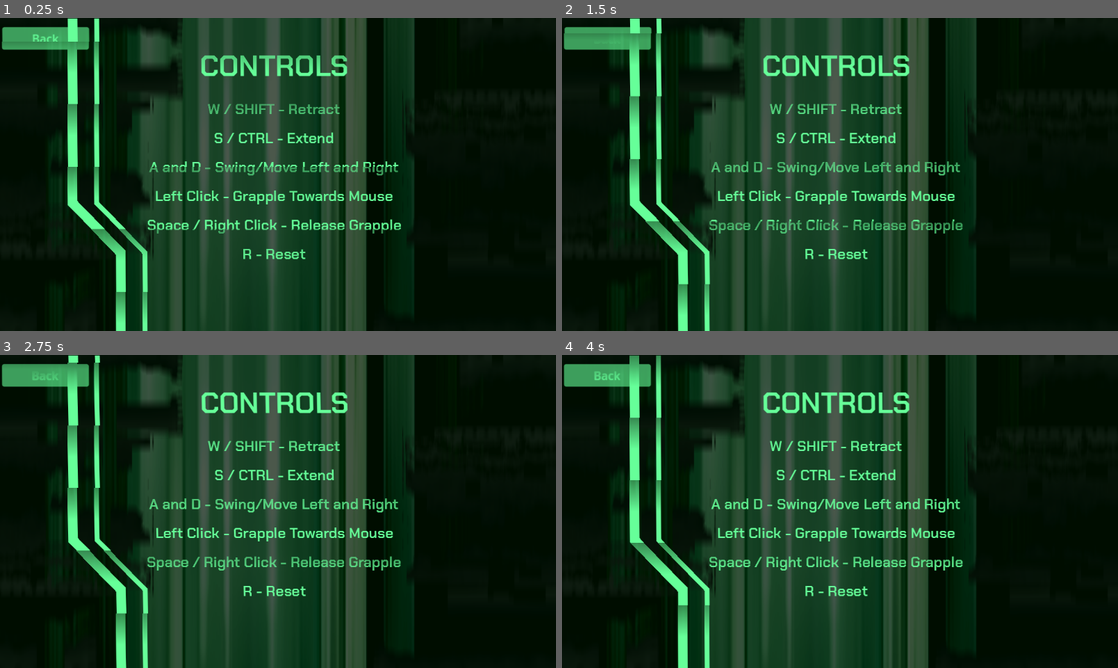
Above: before the commit, frames 1-4 (two rows, left to right).
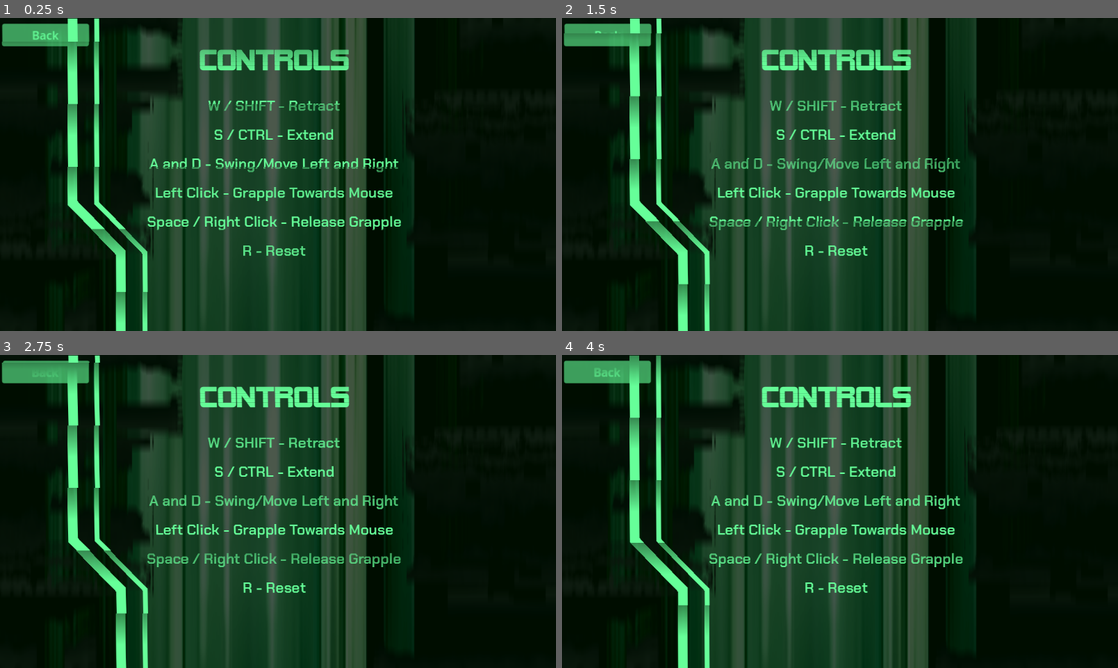
Above: after the commit, the same moments.

Repository: matthewchen146/cmpm-172-grappling-platformer
Game: Godot game, scene res://scenes/main_scenes/Settings/settings.tscn
The game is run twice, just before and just after one commit, with the same random seed, the same clock (stepped at 60 frames per second) and the same inputs. This scene is started directly instead of the project's main scene.
Inputs (mouse positions are in pixels of both pictures, inside the frame that each line leads up to):
- Up to frame 1 (0.25 s): no input
- Up to frame 2 (1.5 s): move the mouse to (962, 158) at 0.52 s; hold D (move_right) 0.53-1.28 s; click (962, 158) at 0.6 s; tap Space (jump) at 0.77 s; move the mouse to (728, 190) at 1.27 s; hold Down from 1.28 s (still down); tap S (lower) at 1.35 s
- Up to frame 3 (2.75 s): tap Space (jump) at 1.52 s; move the mouse to (333, 442) at 2.02 s; release Down at 2.03 s; hold D (move_right) from 2.03 s (still down); hold W (raise) from 2.03 s (still down)
- Up to frame 4 (4 s): move the mouse to (812, 574) at 2.77 s; release D (move_right) at 2.78 s; release W (raise) at 2.78 s; hold Up 2.78-3.53 s; tap J at 2.85 s; click (812, 574) at 2.92 s; tap Space (jump) at 3.02, 3.77 s; move the mouse to (1006, 558) at 3.52 s; hold A (move_left) from 3.53 s (still down); hold L from 3.53 s (still down)

The runs differ from the first frame. In frame 1, 5.5% of the frame differs, in the area x 0-73%, y 1-78%; in frame 2, 5.4%; in frame 3, 5.5%; in frame 4, 5.6%.

Commit message:
made base credits page

Diff:
--- a/scenes/main_scenes/Settings/settings.tscn
+++ b/scenes/main_scenes/Settings/settings.tscn
@@ -1,10 +1,11 @@
-[gd_scene load_steps=9 format=3 uid="uid://xlpd8v3v3d3i"]
+[gd_scene load_steps=10 format=3 uid="uid://xlpd8v3v3d3i"]
 
 [ext_resource type="Theme" uid="uid://dw1jwox7gvmhs" path="res://themes/main_theme.tres" id="1_ch2dl"]
 [ext_resource type="Script" path="res://scenes/main_scenes/settings/settings.gd" id="1_tca2l"]
 [ext_resource type="Texture2D" uid="uid://da1tunqln5hl4" path="res://Assets/ui/background.png" id="2_2a8q3"]
 [ext_resource type="Shader" path="res://shaders/cyber.gdshader" id="4_kif2p"]
-[ext_resource type="FontFile" uid="uid://c23bmrxqpt6w4" path="res://misc/ChakraPetch-SemiBold.ttf" id="5_hb761"]
+[ext_resource type="FontFile" uid="uid://b0nfqoxyvmy2n" path="res://misc/alien_encounters/Alien-Encounters-Bold.ttf" id="5_27i47"]
+[ext_resource type="FontFile" path="res://misc/ChakraPetch-SemiBold.ttf" id="5_hb761"]
 
 [sub_resource type="ShaderMaterial" id="ShaderMaterial_8c0eb"]
 shader = ExtResource("4_kif2p")
@@ -14,7 +15,7 @@
 shader_parameter/speed = 0.3
 
 [sub_resource type="LabelSettings" id="LabelSettings_vdaed"]
-font = ExtResource("5_hb761")
+font = ExtResource("5_27i47")
 font_size = 60
 outline_size = 1
 shadow_size = 0
--- /dev/null
+++ b/scenes/main_scenes/credits/credits.gd
@@ -0,0 +1,8 @@
+extends Control
+
+func _ready():
+	pass
+
+
+func _process(delta):
+	pass
--- /dev/null
+++ b/scenes/main_scenes/credits/credits.tscn
@@ -0,0 +1,119 @@
+[gd_scene load_steps=8 format=3 uid="uid://15hvgmjtkxnt"]
+
+[ext_resource type="Theme" uid="uid://dw1jwox7gvmhs" path="res://themes/main_theme.tres" id="1_dp3mn"]
+[ext_resource type="Texture2D" uid="uid://da1tunqln5hl4" path="res://Assets/ui/background.png" id="1_vjs83"]
+[ext_resource type="Shader" path="res://shaders/cyber.gdshader" id="3_24tll"]
+[ext_resource type="FontFile" uid="uid://b0nfqoxyvmy2n" path="res://misc/alien_encounters/Alien-Encounters-Bold.ttf" id="4_xmak8"]
+
+[sub_resource type="ShaderMaterial" id="ShaderMaterial_u50ej"]
+shader = ExtResource("3_24tll")
+shader_parameter/color = Color(0.4, 1, 0.6, 1)
+shader_parameter/min_alpha = 0.5
+shader_parameter/period = 0.2
+shader_parameter/speed = 0.3
+
+[sub_resource type="LabelSettings" id="LabelSettings_05vor"]
+font = ExtResource("4_xmak8")
+font_size = 60
+
+[sub_resource type="LabelSettings" id="LabelSettings_nmnng"]
+line_spacing = 7.0
+font_size = 30
+
+[node name="credits" type="Control"]
+layout_mode = 3
+anchors_preset = 15
+anchor_right = 1.0
+anchor_bottom = 1.0
+grow_horizontal = 2
+grow_vertical = 2
+theme = ExtResource("1_dp3mn")
+
+[node name="TextureRect" type="TextureRect" parent="."]
+layout_mode = 1
+anchors_preset = 15
+anchor_right = 1.0
+anchor_bottom = 1.0
+grow_horizontal = 2
+grow_vertical = 2
+texture = ExtResource("1_vjs83")
+
+[node name="ColorRect" type="ColorRect" parent="."]
+layout_mode = 1
+anchors_preset = 15
+anchor_right = 1.0
+anchor_bottom = 1.0
+grow_horizontal = 2
+grow_vertical = 2
+color = Color(0, 0.0784314, 0, 0.654902)
+
+[node name="SubViewportContainer" type="SubViewportContainer" parent="."]
+material = SubResource("ShaderMaterial_u50ej")
+layout_mode = 1
+anchors_preset = 15
+anchor_right = 1.0
+anchor_bottom = 1.0
+grow_horizontal = 2
+grow_vertical = 2
+stretch = true
+
+[node name="SubViewport" type="SubViewport" parent="SubViewportContainer"]
+transparent_bg = true
+handle_input_locally = false
+size = Vector2i(1152, 648)
+render_target_update_mode = 4
+
+[node name="Line2D" type="Line2D" parent="SubViewportContainer/SubViewport"]
+position = Vector2(200, 0)
+points = PackedVector2Array(0, 1, 0, 383, 100, 486, 100, 695)
+width = 0.0
+
+[node name="Line2D2" type="Line2D" parent="SubViewportContainer/SubViewport"]
+position = Vector2(150, 0)
+points = PackedVector2Array(0, 1, 0, 383, 100, 486, 100, 695)
+width = 0.0
+
+[node name="VBoxContainer" type="VBoxContainer" parent="SubViewportContainer/SubViewport/Line2D2"]
+anchors_preset = 13
+anchor_left = 0.5
+anchor_right = 0.5
+anchor_bottom = 1.0
+offset_left = 250.0
+offset_top = 60.0
+offset_right = 567.0
+offset_bottom = 708.0
+grow_horizontal = 2
+grow_vertical = 2
+
+[node name="Label" type="Label" parent="SubViewportContainer/SubViewport/Line2D2/VBoxContainer"]
+layout_mode = 2
+text = "CREDITS"
+label_settings = SubResource("LabelSettings_05vor")
+horizontal_alignment = 1
+vertical_alignment = 1
+
+[node name="HBoxContainer" type="HBoxContainer" parent="SubViewportContainer/SubViewport/Line2D2/VBoxContainer/Label"]
+layout_mode = 1
+anchors_preset = 14
+anchor_top = 0.5
+anchor_right = 1.0
+anchor_bottom = 0.5
+offset_left = -240.0
+offset_top = 65.5
+offset_right = -240.0
+offset_bottom = 457.5
+grow_horizontal = 2
+grow_vertical = 2
+
+[node name="Label" type="Label" parent="SubViewportContainer/SubViewport/Line2D2/VBoxContainer/Label/HBoxContainer"]
+layout_mode = 2
+text = "Omar A. -
+Peyton J. -
+Margarita R. -
+Sean O. -
+Adam F. -
+Ben Q. -
+Mattthew C. -
+Michelle H. - "
+label_settings = SubResource("LabelSettings_nmnng")
+vertical_alignment = 1
